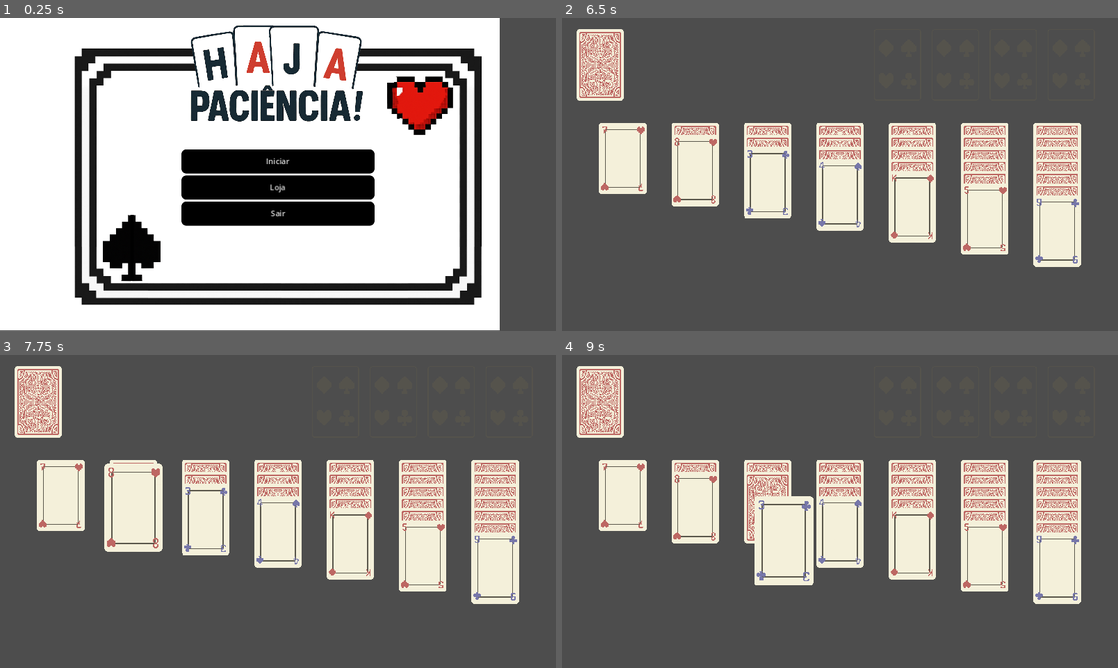
Above: before the commit, frames 1-4 (two rows, left to right).
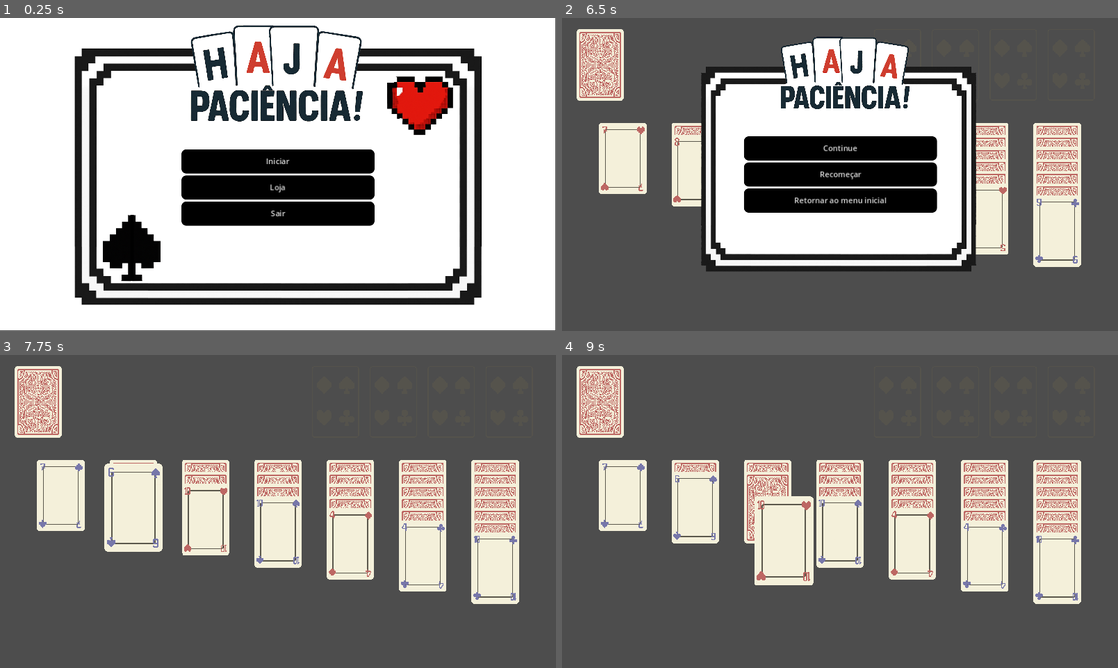
Above: after the commit, the same moments.

Repository: biarog/Paciencia-Maritacas
Game: Godot game, scene res://cenas/menu_inicial.tscn
The game is run twice, just before and just after one commit, with the same random seed, the same clock (stepped at 60 frames per second) and the same inputs.
Inputs (mouse positions are in pixels of both pictures, inside the frame that each line leads up to):
- Up to frame 1 (0.25 s): no input
- Up to frame 2 (6.5 s): click "Iniciar" at 0.5 s; tap Enter at 1.25 s; drag from (623, 224) to (695, 158) at 1.27 s; drag from (623, 158) to (695, 224) at 2.02 s; move the mouse to (628, 168) at 2.77 s; click (628, 168) at 2.92 s; drag from (695, 224) to (767, 158) at 3.52 s; drag from (695, 158) to (840, 224) at 4.27 s; drag from (695, 171) to (840, 224) at 5.02 s; move the mouse to (706, 174) at 5.77 s; click (706, 174) at 5.92 s; tap Escape (ui_cancel) at 6.4 s
- Up to frame 3 (7.75 s): click (278, 511) at 6.5 s, where only the run after the commit has a clickable "Recomeçar"; tap Space at 7.25 s; drag from (205, 561) to (133, 508) at 7.27 s
- Up to frame 4 (9 s): drag from (767, 495) to (895, 442) at 8.02 s; drag from (773, 514) to (812, 574) at 8.77 s

The runs differ from the first frame. In frame 1, 10% of the frame differs, in the area x 89-100%, y 0-100%; in frame 2, 34%, in the area x 25-75%, y 6-81%; in frame 3, 0.4%; in frame 4, 0.4%.

Commit message:
menu pausa ok

Diff:
--- a/cenas/menu_inicial.tscn
+++ b/cenas/menu_inicial.tscn
@@ -77,9 +77,9 @@
 anchor_top = 0.5
 anchor_right = 0.5
 anchor_bottom = 0.5
-offset_left = -116.0
+offset_left = -2.0
 offset_top = -1.0
-offset_right = 1036.0
+offset_right = 1150.0
 offset_bottom = 647.0
 grow_horizontal = 2
 grow_vertical = 2
--- /dev/null
+++ b/cenas/menu_pausa.tscn
@@ -0,0 +1,3 @@
+[gd_scene format=3 uid="uid://b7owiay32t7hd"]
+
+[node name="MenuPausa" type="Node2D"]
--- /dev/null
+++ b/cenas/mesa_paciencia.gd
@@ -0,0 +1,31 @@
+extends Control
+
+func _input(event):
+	if event.is_action_pressed("ui_cancel"):
+		print("ESC apertado!")
+		if get_tree().paused:
+			_unpause_game()
+		else:
+			_pause_game()
+
+func _pause_game():
+	$MenuPausa.visible = true
+	get_tree().paused = true
+
+func _unpause_game():
+	print("entrou")
+	$MenuPausa.visible = false
+	get_tree().paused = false
+
+func _on_continue_pressed() -> void:
+	print("entrou2")
+	_unpause_game()
+
+func _on_retornar_menu_inicial_pressed() -> void:
+	_unpause_game()
+	get_tree().change_scene_to_file("res://cenas/menu_inicial.tscn")
+
+
+func _on_recomecar_pressed() -> void:
+	_unpause_game()
+	get_tree().change_scene_to_file("res://cenas/mesa_paciencia.tscn")
--- a/cenas/mesa_paciencia.tscn
+++ b/cenas/mesa_paciencia.tscn
@@ -1,11 +1,19 @@
-[gd_scene load_steps=5 format=3 uid="uid://dl22uxdjcoa7s"]
-
+[gd_scene load_steps=11 format=3 uid="uid://dl22uxdjcoa7s"]
+
+[ext_resource type="Script" path="res://cenas/mesa_paciencia.gd" id="1_m56lf"]
 [ext_resource type="Script" path="res://scripts/controle_paciencia.gd" id="1_xq04u"]
 [ext_resource type="Script" path="res://scripts/controle_deck.gd" id="2_xq04u"]
 [ext_resource type="Texture2D" uid="uid://c880ytnwlbphr" path="res://Assets/Cartas/CasaBase.png" id="3_xq04u"]
+[ext_resource type="StyleBox" uid="uid://copamx0wdawpr" path="res://estilos de botões/botao_cinza.tres" id="5_u67q2"]
+[ext_resource type="Texture2D" uid="uid://b4gtyk62u48np" path="res://Assets/imagens/moldura menu_pausa.png" id="5_umox8"]
+[ext_resource type="StyleBox" uid="uid://dhyfgqmmu8wvq" path="res://estilos de botões/botao_preto.tres" id="6_c4sgq"]
+[ext_resource type="Texture2D" uid="uid://ccwsqxpiwa7qb" path="res://Assets/imagens/haja_paciencia_titulo_fundo_branco.png" id="6_lyeby"]
 
 [sub_resource type="RectangleShape2D" id="RectangleShape2D_udm32"]
 size = Vector2(130, 444)
+
+[sub_resource type="StyleBoxFlat" id="StyleBoxFlat_2ioiy"]
+bg_color = Color(0.6, 0.6, 0.6, 0)
 
 [node name="Mesa Paciencia" type="Control"]
 layout_direction = 2
@@ -20,6 +28,7 @@
 size_flags_vertical = 3
 mouse_filter = 2
 mouse_force_pass_scroll_events = false
+script = ExtResource("1_m56lf")
 
 [node name="Camera2D" type="Camera2D" parent="."]
 position = Vector2(576, 324)
@@ -253,4 +262,102 @@
 position = Vector2(50, 75)
 texture = ExtResource("3_xq04u")
 
+[node name="MenuPausa" type="CanvasLayer" parent="."]
+visible = false
+
+[node name="Panel" type="Panel" parent="MenuPausa"]
+anchors_preset = 8
+anchor_left = 0.5
+anchor_top = 0.5
+anchor_right = 0.5
+anchor_bottom = 0.5
+offset_left = -334.5
+offset_top = -240.0
+offset_right = 334.5
+offset_bottom = 240.0
+grow_horizontal = 2
+grow_vertical = 2
+theme_override_styles/panel = SubResource("StyleBoxFlat_2ioiy")
+
+[node name="TextureRect2" type="TextureRect" parent="MenuPausa/Panel"]
+layout_mode = 1
+anchors_preset = 8
+anchor_left = 0.5
+anchor_top = 0.5
+anchor_right = 0.5
+anchor_bottom = 0.5
+offset_left = -304.0
+offset_top = -255.0
+offset_right = 1196.0
+offset_bottom = 945.0
+grow_horizontal = 2
+grow_vertical = 2
+scale = Vector2(0.4, 0.4)
+texture = ExtResource("5_umox8")
+
+[node name="TextureRect" type="TextureRect" parent="MenuPausa/Panel"]
+layout_mode = 1
+anchors_preset = 8
+anchor_left = 0.5
+anchor_top = 0.5
+anchor_right = 0.5
+anchor_bottom = 0.5
+offset_left = -133.0
+offset_top = -287.0
+offset_right = 811.0
+offset_bottom = 247.0
+grow_horizontal = 2
+grow_vertical = 2
+scale = Vector2(0.3, 0.3)
+texture = ExtResource("6_lyeby")
+
+[node name="VBoxContainer" type="VBoxContainer" parent="MenuPausa/Panel"]
+z_index = 1
+custom_minimum_size = Vector2(300, 0)
+layout_mode = 1
+anchors_preset = 8
+anchor_left = 0.5
+anchor_top = 0.5
+anchor_right = 0.5
+anchor_bottom = 0.5
+offset_left = -200.0
+offset_top = -79.0
+offset_right = 200.0
+offset_bottom = 79.0
+grow_horizontal = 2
+grow_vertical = 2
+size_flags_horizontal = 4
+size_flags_vertical = 4
+alignment = 1
+
+[node name="Continue" type="Button" parent="MenuPausa/Panel/VBoxContainer"]
+process_mode = 2
+custom_minimum_size = Vector2(400, 50)
+layout_mode = 2
+theme_override_styles/hover = ExtResource("5_u67q2")
+theme_override_styles/pressed = ExtResource("6_c4sgq")
+theme_override_styles/normal = ExtResource("6_c4sgq")
+text = "Continue"
+
+[node name="Recomecar" type="Button" parent="MenuPausa/Panel/VBoxContainer"]
+process_mode = 2
+custom_minimum_size = Vector2(400, 50)
+layout_mode = 2
+theme_override_styles/hover = ExtResource("5_u67q2")
+theme_override_styles/pressed = ExtResource("6_c4sgq")
+theme_override_styles/normal = ExtResource("6_c4sgq")
+text = "Recomeçar"
+
+[node name="Retornar_Menu_Inicial" type="Button" parent="MenuPausa/Panel/VBoxContainer"]
+process_mode = 2
+custom_minimum_size = Vector2(400, 50)
+layout_mode = 2
+theme_override_styles/hover = ExtResource("5_u67q2")
+theme_override_styles/pressed = ExtResource("6_c4sgq")
+theme_override_styles/normal = ExtResource("6_c4sgq")
+text = "Retornar ao menu inicial"
+
 [connection signal="gui_input" from="Controle Deck/Deck" to="Controle Deck" method="_on_deck_gui_input"]
+[connection signal="pressed" from="MenuPausa/Panel/VBoxContainer/Continue" to="." method="_on_continue_pressed"]
+[connection signal="pressed" from="MenuPausa/Panel/VBoxContainer/Recomecar" to="." method="_on_recomecar_pressed"]
+[connection signal="pressed" from="MenuPausa/Panel/VBoxContainer/Retornar_Menu_Inicial" to="." method="_on_retornar_menu_inicial_pressed"]
Binary file added: Assets/imagens/moldura menu_pausa.png
Not shown, added: Assets/imagens/moldura menu_pausa.png.import
